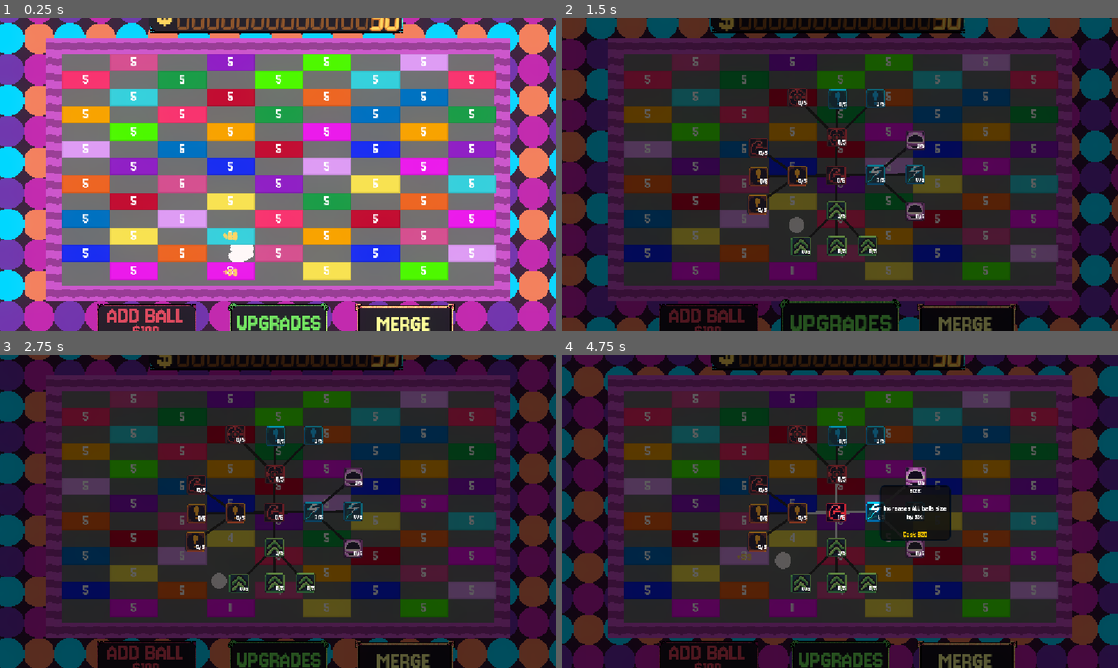
Above: before the commit, frames 1-4 (two rows, left to right).
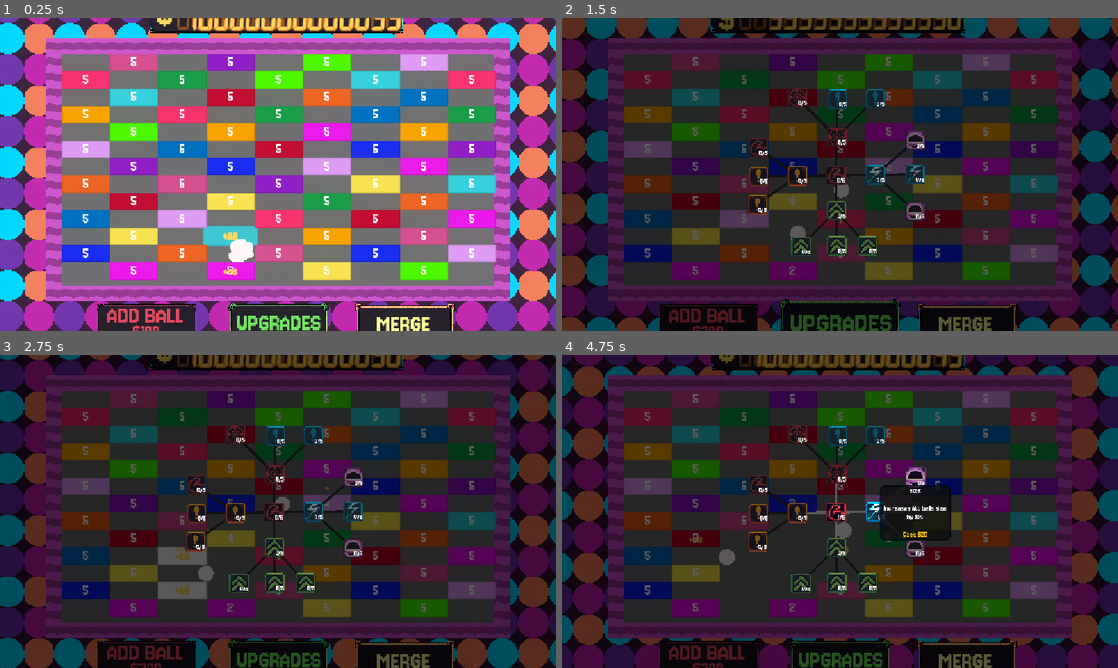
Above: after the commit, the same moments.

Repository: LeviathanGamez/Ouroborb
Game: Godot game, scene res://scenes/Game.tscn
Two runs of this game, one before a commit and one after it. Both use one fixed random seed, a clock stepped at 60 frames per second and the inputs below. The engine's default icon, where the game draws it, is replaced by a stand-in: a white triangle on a blue panel in a dark square. Sound files missing from this copy of the repository are replaced by a short silence.
Inputs (mouse positions are in pixels of both pictures, inside the frame that each line leads up to):
- Up to frame 1 (0.25 s): no input
- Up to frame 2 (1.5 s): click "ADD BALL" at 0.5 s; click "UPGRADES" at 1.25 s
- Up to frame 3 (2.75 s): click "MERGE" at 2 s
- Up to frame 4 (4.75 s): click (834, 511) at 2.75 s; click (873, 511) at 3.5 s; click (917, 477) at 4.27 s

The runs differ from the first frame. In frame 1, 1.3% of the frame differs, in the area x 34-73%, y 0-83%; in frame 2, 1.2%; in frame 3, 2.7%; in frame 4, 3.4%, in the area x 22-72%, y 0-100%.

Commit message:
Multithreaded Physics
Added Multithreaded Physics for faster physics with lots of balls.

Diff:
--- a/new-game-project/project.godot
+++ b/new-game-project/project.godot
@@ -54,6 +54,7 @@
 
 [physics]
 
+2d/run_on_separate_thread=true
 3d/physics_engine="Jolt Physics"
 
 [rendering]
--- a/new-game-project/scripts/character_body_2d.gd
+++ b/new-game-project/scripts/character_body_2d.gd
@@ -26,6 +26,7 @@
 
 func _ready():
 	add_to_group("balls")
+	velocity = Vector2(randf_range(-1,1),randf_range(-1,1))
 	set_up_variables()
 
 	#spawn particles
@@ -103,7 +104,7 @@
 	scale = Vector2(sizes,sizes)
 	color = stats.color
 	modulate = color
-	velocity = Vector2(randf_range(-1,1),randf_range(-1,1)).normalized()*speed
+	velocity = velocity.normalized()*speed
 	sprite.texture = stats.texture
 
 func spawn_particles(collision):
--- a/new-game-project/scripts/copy_tile.gd
+++ b/new-game-project/scripts/copy_tile.gd
@@ -5,10 +5,11 @@
 
 # Called when the node enters the scene tree for the first time.
 func _ready() -> void:
-
+	scale = Vector2(1.1,1.1)
+	modulate.a = 0.9
 	button_editor.reset_tween(self)
-	tween.tween_property(self, "scale", Vector2(1.4,1.4), 0.15)
-	tween.tween_property(self, "modulate:a", 0.0, 0.15)
+	tween.tween_property(self, "scale", Vector2(1.3,1.3), 0.09)
+	tween.tween_property(self, "modulate:a", 0.0, 0.1)
 
 	tween.chain().tween_callback(queue_free)
 
--- a/new-game-project/scripts/global_game_manager.gd
+++ b/new-game-project/scripts/global_game_manager.gd
@@ -4,7 +4,7 @@
 
 
 var god_mode = false
-var infinite_money = false
+var infinite_money = true
 var screenshake = false
 var paused = false
 
